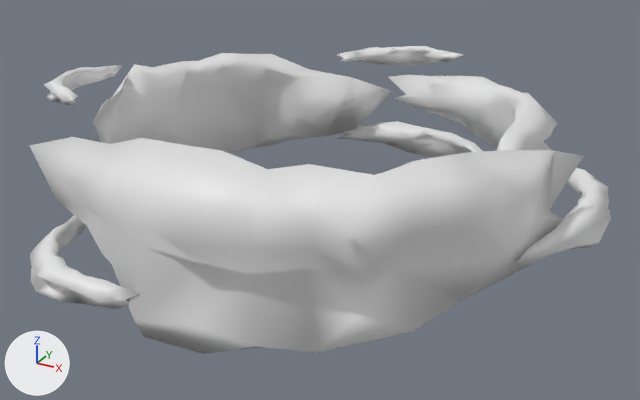
The OBJ model Resources/tornadoGame/tornadoGame.obj: old version first, new version second.
Camera for both pictures: a 50 mm lens placed at (1.79, -3.29, 1.88), pointed at (0.03, -0.1, 0.28). The lights are fixed; the arrows at lower left show +X, +Y and +Z. Where no turn or scale is listed for an object, it has been applied to the vertices.

Objects in the first picture: '球.005'.
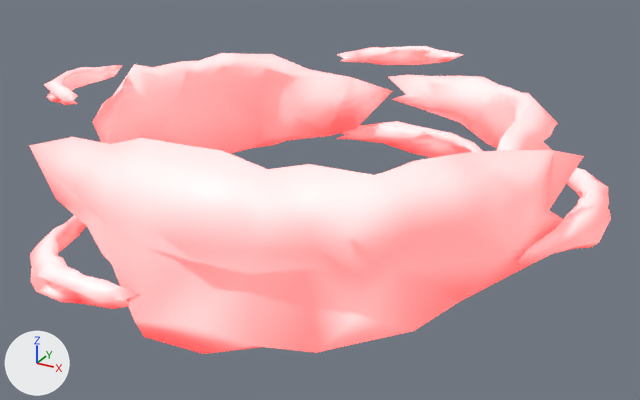
The change, as a diff of the scene's bpy script:
```diff
--- a/Resources/tornadoGame/tornadoGame.obj.py
+++ b/Resources/tornadoGame/tornadoGame.obj.py
@@ img_white_png @@
+img_white_png = load_image('white.png', 'white.png', 64, 64, 'sRGB')
@@ mat_マテリアル @@
+mat_マテリアル = principled_material('マテリアル')
+mat_マテリアル.texture = img_white_png
+mat_マテリアル.emission_color = (1.0, 0.0, 0.0)  # red #ff0000
+mat_マテリアル.emission_strength = 1.0
@@ me_球_005 @@
 me_球_005.from_pydata(...)  # 848 vertices, 1664 faces; spans x -1.15..1.23, y -1.19..1.15, z 0.02..0.83
+me_球_005.materials.append(mat_マテリアル)  # picture img_white_png
```

Changed parts and their boxes [x1, y1, x2, y2] in the pictures (640 x 400 px):
'球.005', recoloured: [30, 46, 611, 354] in both
